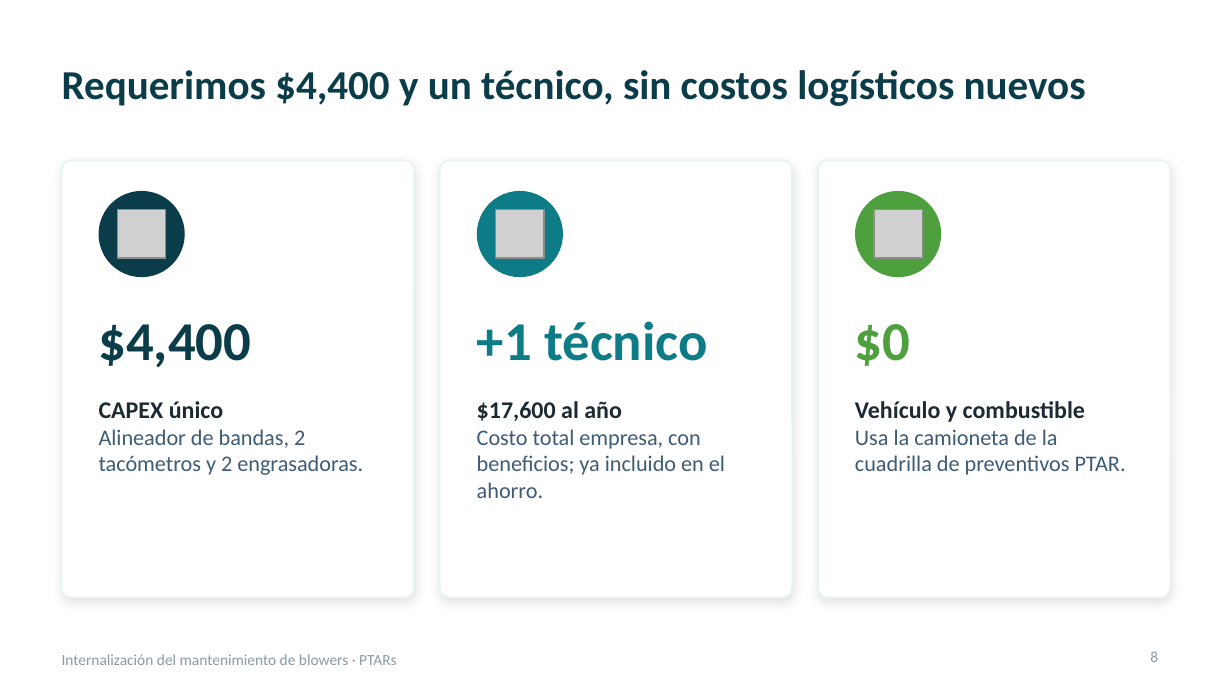
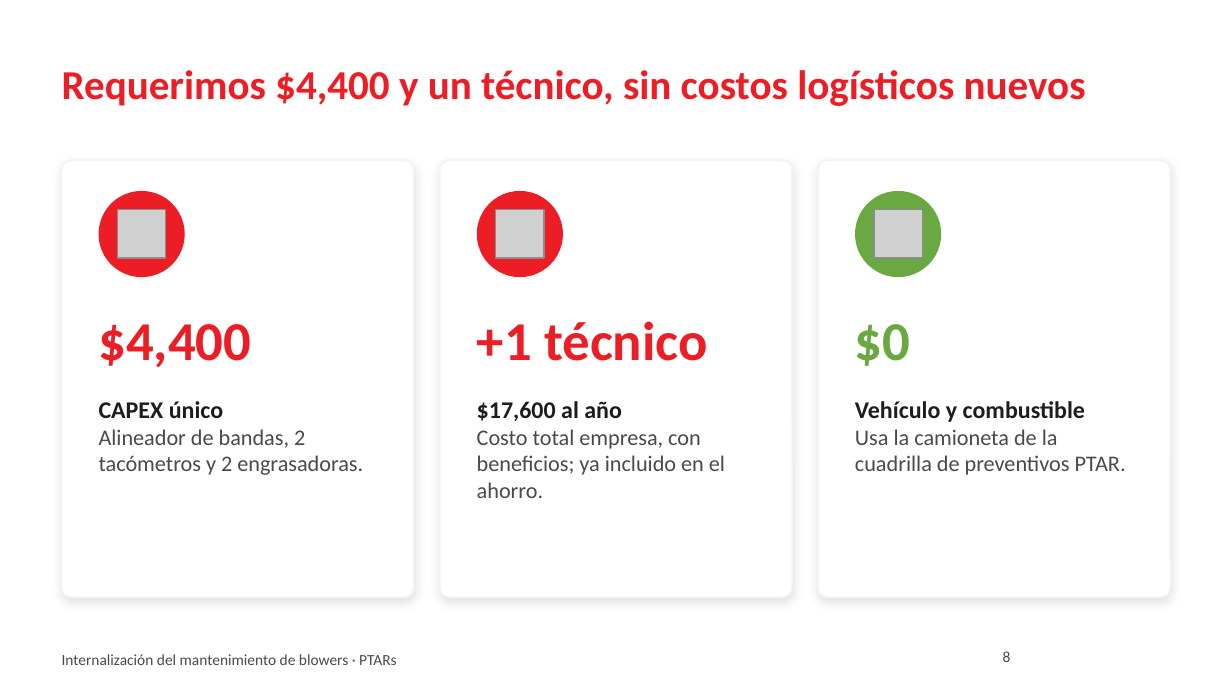
Before and after one commit to jjsamcar/Codigo-IA, a slide deck: slide 8 of presentaciones/Blowers_PTARs_Resumen_Gerencia.pptx. Drawn at 1232x693 pixels with LibreOffice and Linux fonts; fonts in the diff are those of the drawing; grey boxes stand for pictures; background and template pictures are left out. Boxes give left, top, right and bottom in pixels: in the first picture for what was removed or moved away, otherwise in the second. Text is boxed around its words. In the diff, an @@ line names an element or a change of style, - is before the commit and + after.

```diff
--- a/presentaciones/Blowers_PTARs_Resumen_Gerencia.pptx
+++ b/presentaciones/Blowers_PTARs_Resumen_Gerencia.pptx
@@ title "Requerimos $4,400 y un técnico, ..." at [62, 70, 1086, 106]: text colour #0B3C49 to #ED1D26 @@
@@ outline #EAF3F3 1 pt to #F3F3F3 1 pt; shadow changed in 3 elements at [62, 160, 414, 598], [440, 160, 792, 598], [818, 160, 1170, 598] @@
@@ ellipse at [99, 191, 185, 277]: fill #0B3C49 to #ED1D26 @@
@@ ellipse at [477, 191, 563, 277]: fill #0E7C86 to #ED1D26 @@
@@ ellipse at [855, 191, 941, 277]: fill #4E9F3D to #6AA842 @@
@@ text "$4,400" at [99, 324, 252, 367]: text colour #0B3C49 to #ED1D26 @@
@@ text "+1 técnico" at [477, 321, 708, 361]: text colour #0E7C86 to #ED1D26 @@
@@ text "$0" at [855, 324, 910, 366]: text colour #4E9F3D to #6AA842 @@
@@ text "CAPEX único" at [99, 401, 363, 475]: text colour #1B2A33 to #1D1D1B in "CAPEX único"; text colour #3E5C76 to #4A4A4A in "Alineador de bandas, 2 tacómetros y 2 ..." @@
@@ text "$17,600 al año" at [477, 401, 725, 498]: text colour #1B2A33 to #1D1D1B in "$17,600 al año"; text colour #3E5C76 to #4A4A4A in "Costo total empresa, con beneficios; ya incluido ..." @@
@@ text "Vehículo y combustible" at [855, 401, 1126, 475]: text colour #1B2A33 to #1D1D1B in "Vehículo y combustible"; text colour #3E5C76 to #4A4A4A in "Usa la camioneta de la cuadrilla de ..." @@
@@ text "Internalización del mantenimiento de blowers ..." at [62, 654, 397, 665]: text colour #8A9BA3 to #4A4A4A @@
@@ page number: place and size @@
-page number at [1150, 651, 1158, 662]
+page number at [1003, 651, 1011, 662]
@@ page number at [1003, 651, 1011, 662]: text colour #8A9BA3 to #4A4A4A @@
```
Also in this commit, not shown: 14 other slides changed.
